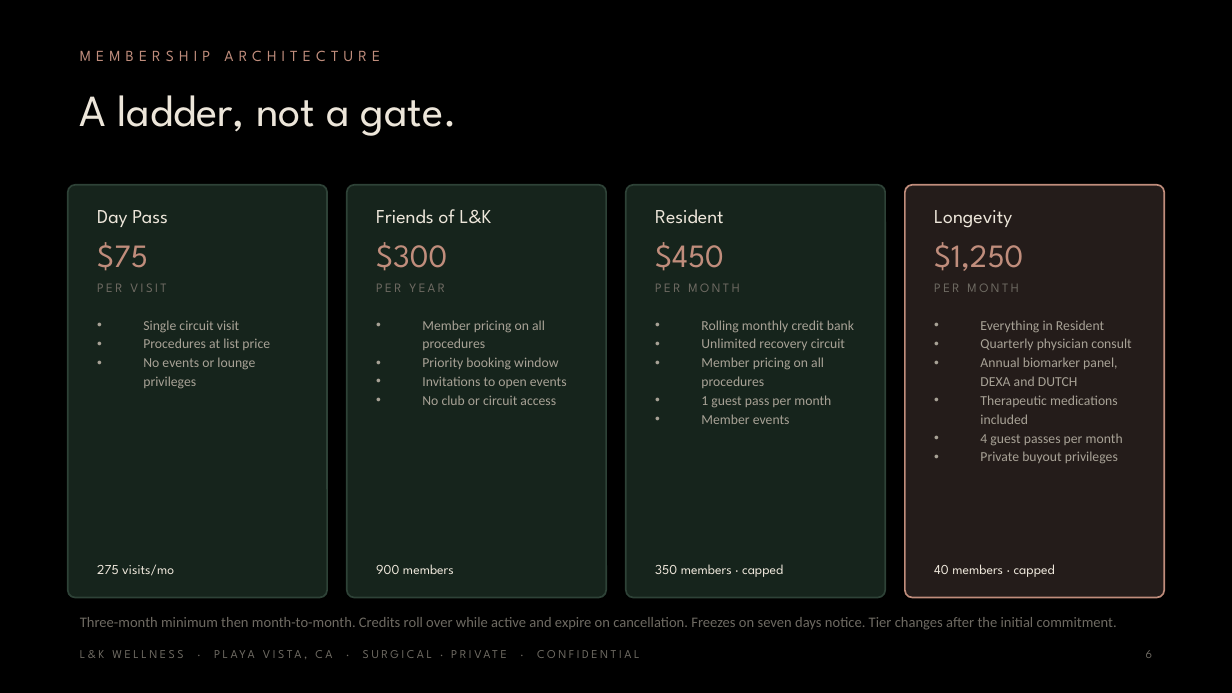
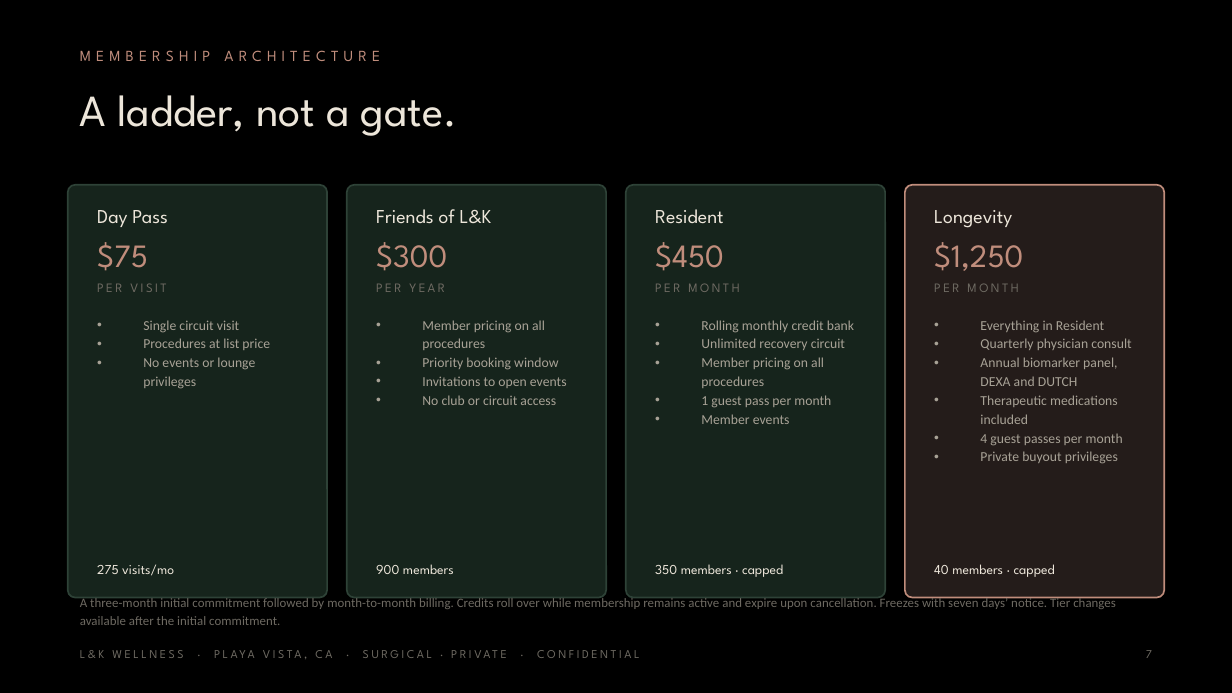
Before and after one commit to apexalpha811/lkwellness_surgical, a slide deck: slide 7 of L-K-Wellness-Surgical-5.0M-Private.pptx (slide 6 before the commit). Drawn at 1232x693 pixels with LibreOffice and Linux fonts; fonts in the diff are those of the drawing. Boxes give left, top, right and bottom in pixels: in the first picture for what was removed or moved away, otherwise in the second. Text is boxed around its words. In the diff, an @@ line names an element or a change of style, - is before the commit and + after.

```diff
--- a/L-K-Wellness-Surgical-5.0M-Private.pptx
+++ b/L-K-Wellness-Surgical-5.0M-Private.pptx
@@ text "A three-month initial commitment followed ..." at (x1=80, y1=596, x2=1116, y2=625): vertical alignment middle to top @@
@@ text at (x1=80, y1=596, x2=1116, y2=625): text changed; size 8.5 to 7.5 pt @@
-Three-month minimum then month-to-month. Credits roll over while active and expire on cancellation. Freezes on seven days notice. Tier changes after the initial commitment.
+A three-month initial commitment followed by month-to-month billing. Credits roll over while membership remains active and expire upon cancellation. Freezes with seven days’ notice. Tier changes available after the initial commitment.
@@ text at (x1=1146, y1=650, x2=1152, y2=658): text changed @@
-6
+7
```
Also in this commit, not shown: 34 other slides changed, 2 slides added, 4 other files.
